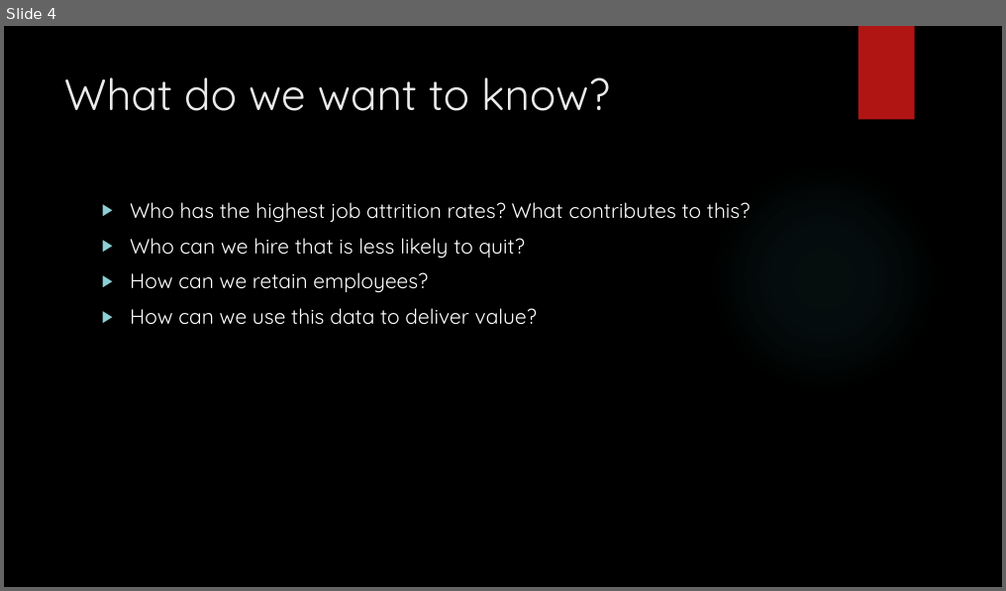
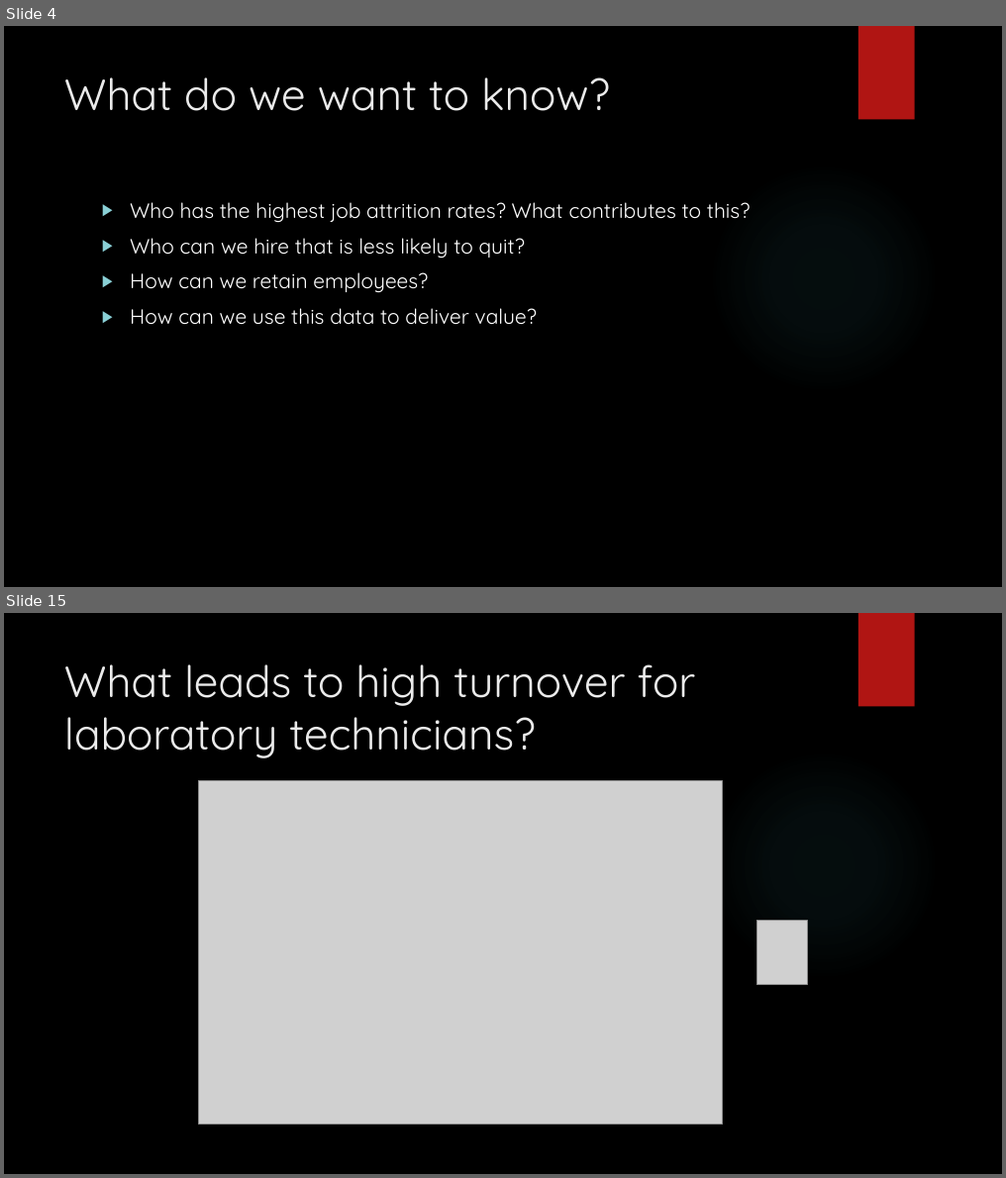
Before and after one commit to vazquezs123/DATA_SCIENCE_CS02, a slide deck: case_study_02_presentation.pptx. Shown one above the other, each under a label of ours: slide 4 before the commit, slides 4 and 15 after it; the slides between them are not shown. The pictures are 1006x591 and 1006x1178 pixels, drawn with LibreOffice and Linux fonts; fonts in the diff are those of the drawing; grey boxes stand for pictures; background and template pictures are left out. Boxes give left, top, right and bottom in pixels: in the first picture for what was removed or moved away, otherwise in the second. Text is boxed around its words. In the diff, an @@ line names an element or a change of style, - is before the commit and + after.

```diff
--- a/case_study_02_presentation.pptx
+++ b/case_study_02_presentation.pptx
@@ slide 15 added at bbox=[4, 613, 1002, 1174], background picture (left out); not listed: 2 template elements that a slide beside it also shows @@
@@ title added at bbox=[64, 664, 696, 759], 42 pt, text #EBEBEB @@
+What leads to high turnover for laboratory technicians?
@@ picture added at bbox=[199, 780, 723, 1124] @@
@@ picture added at bbox=[757, 921, 808, 984] @@
```
Also in this commit, not shown: 10 other slides added.
